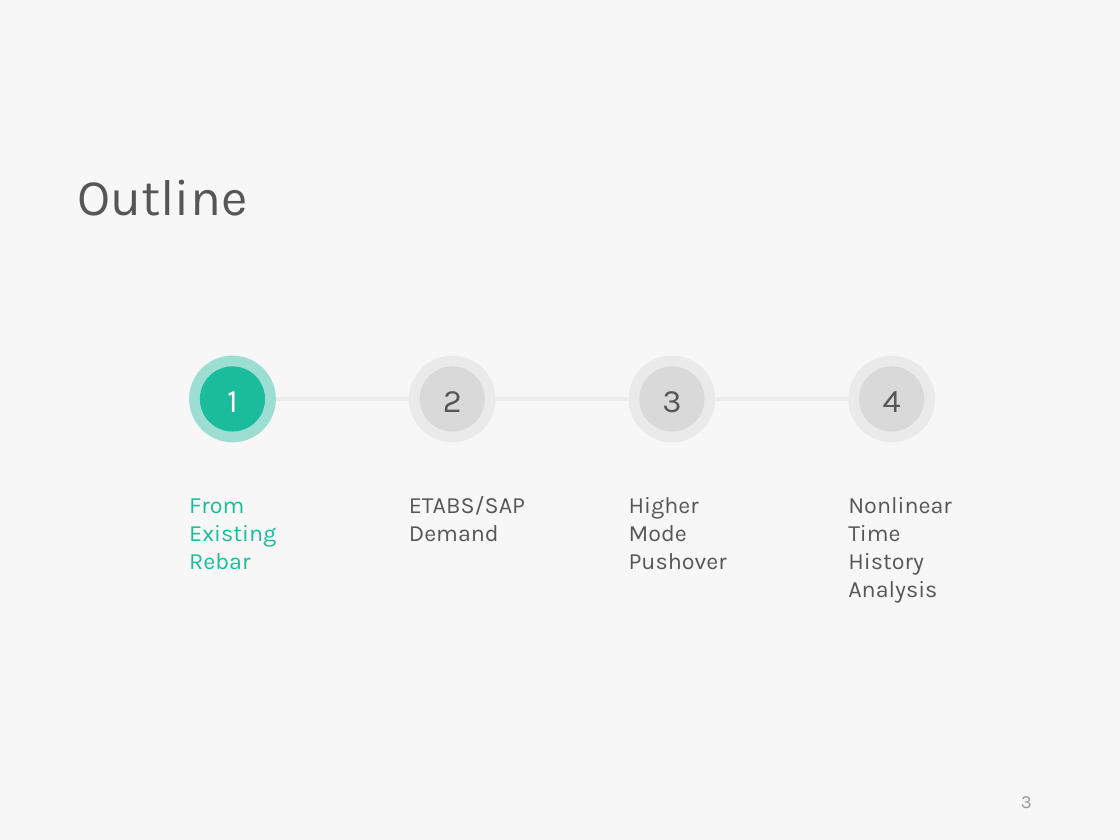
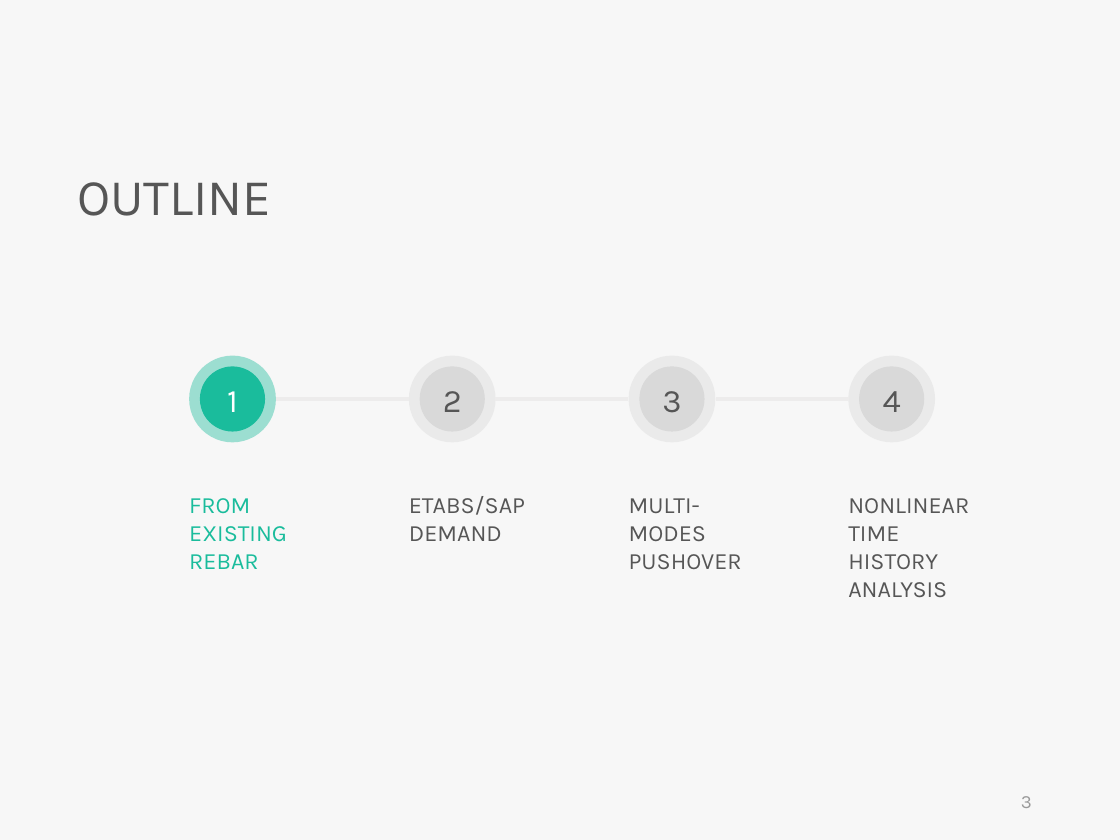
Before and after one commit to skyran1278/VbaProject, a slide deck: slide 3 of 20180126_SmartSplice/20180823_Meeting/SmartSplice.pptx. Drawn at 1120x840 pixels with LibreOffice and Linux fonts; fonts in the diff are those of the drawing. Boxes give left, top, right and bottom in pixels: in the first picture for what was removed or moved away, otherwise in the second. Text is boxed around its words. In the diff, an @@ line names an element or a change of style, - is before the commit and + after.

```diff
--- a/20180126_SmartSplice/20180823_Meeting/SmartSplice.pptx
+++ b/20180126_SmartSplice/20180823_Meeting/SmartSplice.pptx
@@ text at <box>77,182,272,216</box>: text changed @@
-Outline
+OUTLINE
@@ text at <box>189,498,287,569</box>: text changed @@
-From Existing Rebar
+FROM EXISTING REBAR
@@ text at <box>409,496,525,541</box>: text changed @@
-ETABS/SAP Demand
+ETABS/SAP DEMAND
@@ text at <box>629,498,742,569</box>: text changed @@
-Higher Mode Pushover
+MULTI-MODES PUSHOVER
@@ text at <box>848,498,969,597</box>: text changed @@
-Nonlinear Time History Analysis
+NONLINEAR TIME HISTORY ANALYSIS
```
Also in this commit, not shown: 17 other slides changed, 3 slides added, 3 slides removed, 5 other files.
